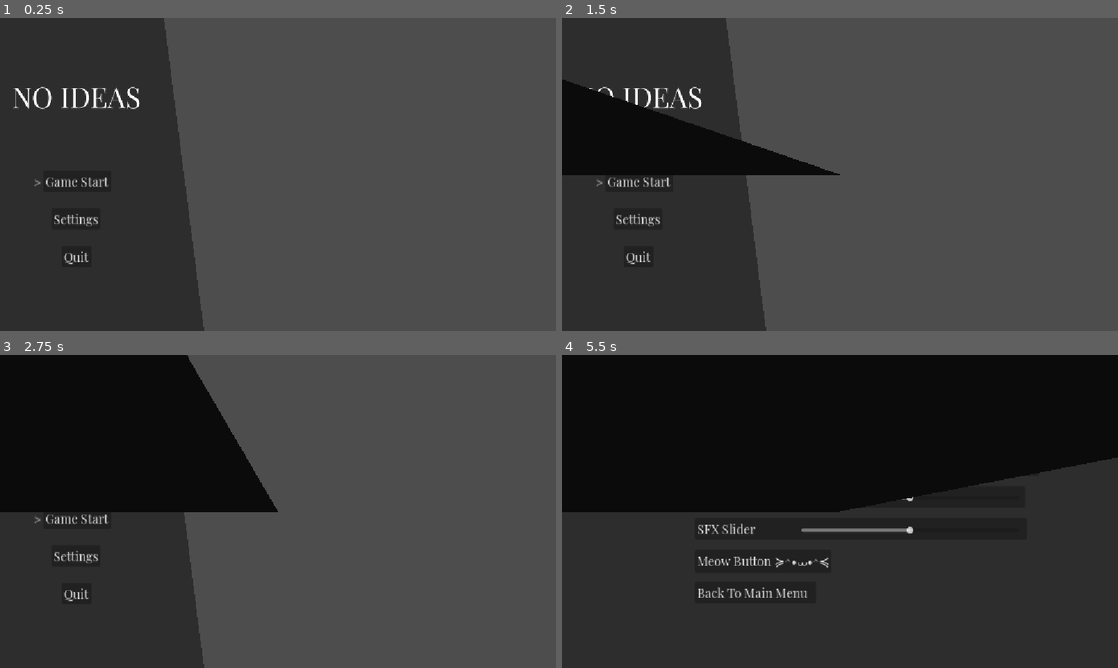
Above: before the commit, frames 1-4 (two rows, left to right).
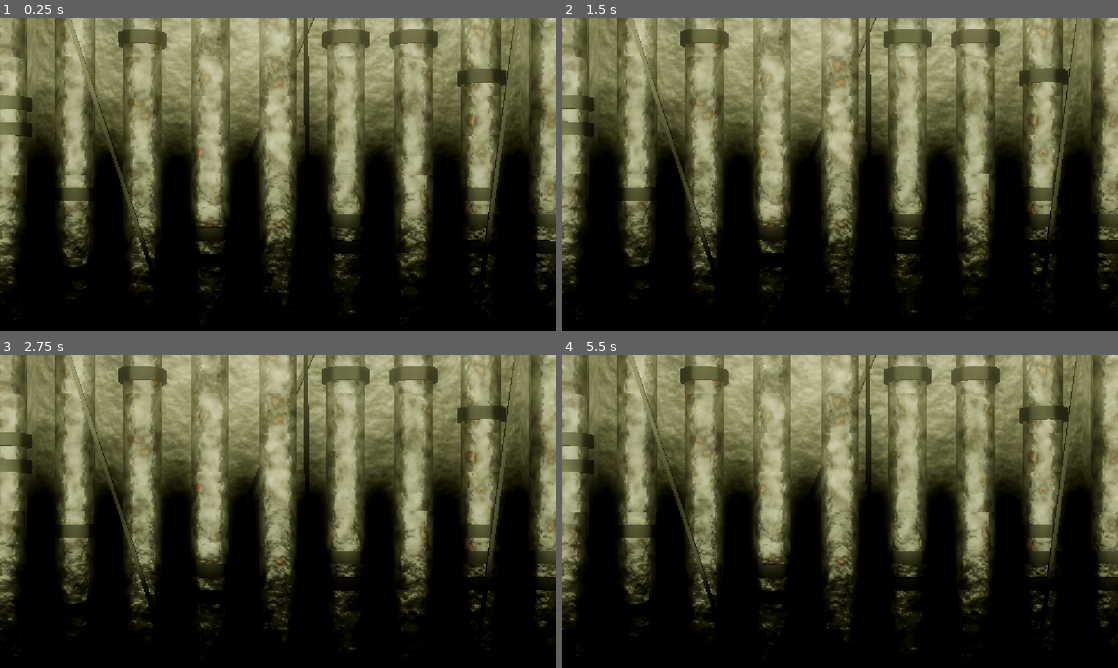
Above: after the commit, the same moments.

Repository: PortalGolem/BrackeysGameJam20262
Game: Godot game, scene res://Assets/Scenes/Main_Menu_Backgrround.tscn
Two runs of this game, one before a commit and one after it. Both use one fixed random seed, a clock stepped at 60 frames per second and the inputs below. Before the commit the project starts from res://Scenes/Menus/MainMenu.tscn.
Inputs (mouse positions are in pixels of both pictures, inside the frame that each line leads up to):
- Up to frame 1 (0.25 s): no input
- Up to frame 2 (1.5 s): click (639, 180) at 0.5 s, where only the run before the commit has a clickable "Game Start"; click (639, 180) at 1.25 s, where only the run before the commit has a clickable "Game Start"
- Up to frame 3 (2.75 s): move the mouse to (400, 495) at 2.02 s; hold Right (ui_right) from 2.03 s (still down); click (400, 495) at 2.1 s
- Up to frame 4 (5.5 s): move the mouse to (728, 527) at 2.77 s; release Right (ui_right) at 2.78 s; hold Down (ui_down) 2.78-3.53 s; right-click (728, 527) at 2.85 s; move the mouse to (895, 442) at 3.52 s; hold Right (ui_right) 3.53-4.28 s; click (895, 442) at 3.6 s; move the mouse to (812, 574) at 4.27 s; hold Up (ui_up) 4.28-5.03 s; right-click (812, 574) at 4.35 s; move the mouse to (1006, 558) at 5.02 s; hold Left (ui_left) from 5.03 s (still down); click (1006, 558) at 5.1 s

The runs differ from the first frame. In frame 1, 95% of the frame differs, in the area x 0-100%, y 0-100%; in frame 2, 94%; in frame 3, 95%; in frame 4, 94%.

Commit message:
I lost my stuff
😭

Diff:
--- /dev/null
+++ b/Assets/Scenes/Main_Menu_Backgrround.tscn
@@ -0,0 +1,104 @@
+[gd_scene format=3 uid="uid://cjibfdkbe6qe5"]
+
+[ext_resource type="PackedScene" uid="uid://dpq3ty8bprokq" path="res://Assets/Models/Main Menu/Main_Menu.fbx" id="1_4hw25"]
+[ext_resource type="Texture2D" uid="uid://cna26aj4j4lbd" path="res://Assets/Models/Main Menu/lines bullshit/Lines_Color.png" id="2_dvscq"]
+[ext_resource type="Texture2D" uid="uid://bqlwg8ftre1na" path="res://Assets/Models/Main Menu/lines bullshit/Lines_Metallic.png" id="3_bvkln"]
+[ext_resource type="Texture2D" uid="uid://cu6x4m7a0whcw" path="res://Assets/Models/Main Menu/lines bullshit/Lines_Roughness.png" id="4_4xprk"]
+[ext_resource type="Texture2D" uid="uid://bn4rq7jld7hcg" path="res://Assets/Models/Main Menu/Pipes/Pipes_Color.png" id="5_qpcaw"]
+[ext_resource type="Texture2D" uid="uid://wy345kwpw4ag" path="res://Assets/Models/Main Menu/Pipes/Pipes_Metallic.png" id="6_nfkuc"]
+[ext_resource type="Texture2D" uid="uid://bkwe7kj0eqeob" path="res://Assets/Models/Main Menu/Pipes/Pipes_Normal.png" id="7_b7a8x"]
+[ext_resource type="Texture2D" uid="uid://bjcx8dgf6oj73" path="res://Assets/Models/Main Menu/Pipes/Pipes_Roughness.png" id="8_sf1vr"]
+[ext_resource type="Texture2D" uid="uid://pbl05p7754m8" path="res://Assets/Models/Main Menu/Wall/Wall_Color.png" id="9_2ohst"]
+[ext_resource type="Texture2D" uid="uid://bs35bktbp760" path="res://Assets/Models/Main Menu/Wall/Wall_Normal.png" id="10_rygof"]
+[ext_resource type="Texture2D" uid="uid://y2jnthl675fm" path="res://Assets/Models/Main Menu/Wall/Wall_Roughness.png" id="11_4832u"]
+[ext_resource type="PackedScene" uid="uid://dq8ku6vex34x8" path="res://Assets/Scenes/Tubes_Combined_Animation.tscn" id="12_50l3k"]
+[ext_resource type="PackedScene" uid="uid://dibdw1mogwt31" path="res://Assets/Scenes/camera_shake.tscn" id="13_psydf"]
+[ext_resource type="PackedScene" path="res://Assets/Scenes/StickyNote_Flying.tscn" id="14_dvscq"]
+[ext_resource type="AudioStream" path="res://Sounds/SFX for pipes/MainMenu_Ambiance.mp3" id="15_bvkln"]
+[ext_resource type="AudioStream" path="res://Sounds/SFX for pipes/TubeSwoosh_Sync.mp3" id="16_4xprk"]
+
+[sub_resource type="StandardMaterial3D" id="StandardMaterial3D_8mvdg"]
+albedo_texture = ExtResource("2_dvscq")
+metallic = 1.0
+metallic_texture = ExtResource("3_bvkln")
+roughness_texture = ExtResource("4_4xprk")
+
+[sub_resource type="StandardMaterial3D" id="StandardMaterial3D_dc0su"]
+cull_mode = 2
+albedo_texture = ExtResource("5_qpcaw")
+metallic = 0.75
+metallic_texture = ExtResource("6_nfkuc")
+roughness_texture = ExtResource("8_sf1vr")
+normal_enabled = true
+normal_texture = ExtResource("7_b7a8x")
+
+[sub_resource type="StandardMaterial3D" id="StandardMaterial3D_o34id"]
+cull_mode = 2
+albedo_texture = ExtResource("9_2ohst")
+roughness_texture = ExtResource("11_4832u")
+normal_enabled = true
+normal_texture = ExtResource("10_rygof")
+
+[sub_resource type="Environment" id="Environment_68oas"]
+background_energy_multiplier = 0.0
+tonemap_mode = 3
+tonemap_exposure = 1.5
+tonemap_white = 2.0
+glow_enabled = true
+glow_intensity = 2.83
+glow_bloom = 0.6
+glow_hdr_threshold = 2.0
+glow_hdr_scale = 3.0
+glow_hdr_luminance_cap = 15.0
+
+[node name="Main_Menu" unique_id=1287745718 instance=ExtResource("1_4hw25")]
+
+[node name="Electrical Bullshit" parent="." index="0" unique_id=555130579]
+surface_material_override/0 = SubResource("StandardMaterial3D_8mvdg")
+
+[node name="Pipes 1-9" parent="." index="1" unique_id=74061467]
+surface_material_override/0 = SubResource("StandardMaterial3D_dc0su")
+
+[node name="Wall" parent="." index="2" unique_id=1140046117]
+surface_material_override/0 = SubResource("StandardMaterial3D_o34id")
+
+[node name="Tubes" parent="." index="3" unique_id=1509204707 instance=ExtResource("12_50l3k")]
+
+[node name="WorldEnvironment" type="WorldEnvironment" parent="." index="4" unique_id=1007181645]
+environment = SubResource("Environment_68oas")
+
+[node name="Camera_Shake" parent="." index="5" unique_id=1740387477 instance=ExtResource("13_psydf")]
+
+[node name="AreaLight3D" type="AreaLight3D" parent="." index="6" unique_id=213250158]
+transform = Transform3D(-1, -1.8189894e-12, -0.00013217132, 3.0595987e-05, 0.9728379, -0.23148735, 0.00012858128, -0.23148735, -0.9728379, 0, 14.603, -12.412)
+light_color = Color(1, 1, 0.7764706, 1)
+light_energy = 40.95
+light_indirect_energy = 1.385
+area_range = 14.905
+area_attenuation = 1.1
+area_size = Vector2(37.135, 37.135)
+
+[node name="AreaLight3D2" type="AreaLight3D" parent="." index="7" unique_id=1023383245]
+transform = Transform3D(-1, -1.0896474e-07, 5.3401733e-10, 5.340221e-10, -4.3708127e-08, 1, -1.0896474e-07, 1, 4.3708127e-08, 0, 21.98606, 0.19509983)
+light_color = Color(1, 1, 0.7647059, 1)
+light_energy = 40.95
+light_indirect_energy = 1.385
+area_range = 21.862
+area_attenuation = 1.1
+area_size = Vector2(37.135, 37.135)
+
+[node name="Stretch Goals" parent="." index="8" unique_id=1016426022 instance=ExtResource("14_dvscq")]
+transform = Transform3D(1, 0, 0, 0, 1, 0, 0, 0, 1, 4.168344, 12.286404, -8.515)
+
+[node name="AudioStreamPlayer" type="AudioStreamPlayer" parent="." index="9" unique_id=896377847]
+stream = ExtResource("15_bvkln")
+volume_db = -5.012
+autoplay = true
+max_polyphony = 4
+parameters/looping = true
+
+[node name="AudioStreamPlayer2" type="AudioStreamPlayer" parent="." index="10" unique_id=1653483825]
+stream = ExtResource("16_4xprk")
+volume_db = -10.085
+autoplay = true
+parameters/looping = true
--- a/project.godot
+++ b/project.godot
@@ -11,7 +11,7 @@
 [application]
 
 config/name="Brackeys GameJam"
-run/main_scene="uid://db3f64haped0m"
+run/main_scene="uid://cjibfdkbe6qe5"
 config/features=PackedStringArray("4.7", "GL Compatibility")
 config/icon="res://icon.svg"
 
